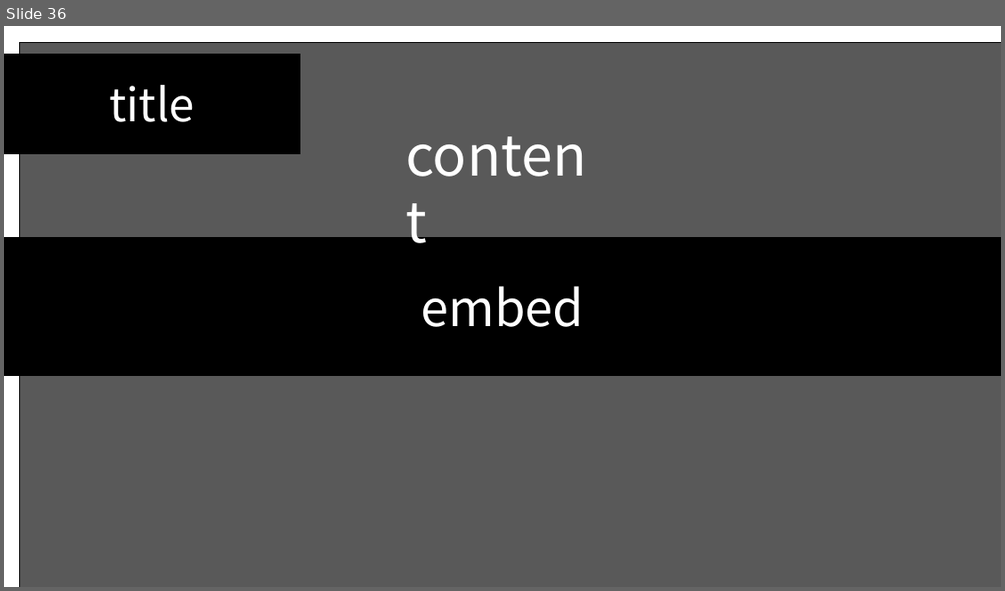
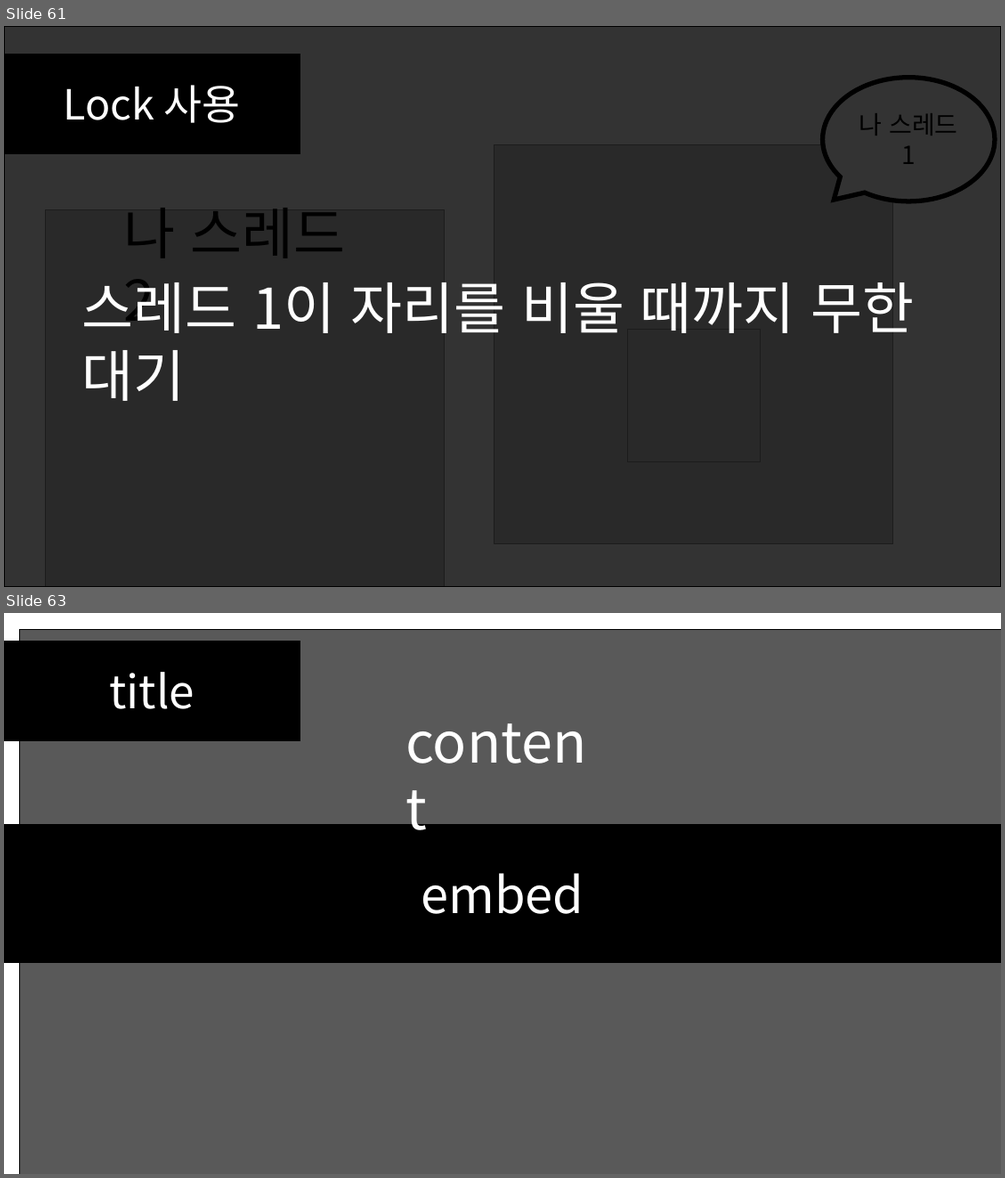
Before and after one commit to SEH00N/SDLU, a slide deck: ServerLecture/PT/4강 멀티스레딩 기초.pptx. Shown one above the other, each under a label of ours: slide 36 before the commit, slides 61 and 63 after it; the slides between them are not shown. The pictures are 1005x591 and 1005x1178 pixels, drawn with LibreOffice and Linux fonts; fonts in the diff are those of the drawing; grey boxes stand for pictures. Boxes give left, top, right and bottom in pixels: in the first picture for what was removed or moved away, otherwise in the second. Text is boxed around its words. In the diff, an @@ line names an element or a change of style, - is before the commit and + after.

Commit message:
4강 멀티스레딩 기초

```diff
--- a/ServerLecture/PT/4강 멀티스레딩 기초.pptx
+++ b/ServerLecture/PT/4강 멀티스레딩 기초.pptx
@@ slide 61 added at [4, 26, 1001, 587], background #FFFFFF @@
@@ rectangle added at [4, 26, 1001, 587], fill #000000 at 80% opacity, outline #000000 1 pt @@
@@ rectangle added at [4, 54, 300, 154], fill #000000, outline #000000 1 pt, 40 pt, text #FFFFFF @@
+Lock 사용
@@ speech bubble added at [823, 78, 995, 201], fill #FFFFFF, outline #000000 4.5 pt, 24 pt, text #000000 @@
+나 스레드 1
@@ picture added at [494, 145, 893, 543] @@
@@ picture added at [46, 210, 445, 587] @@
@@ text added at [123, 208, 346, 327], 54 pt, text #000000 @@
+나 스레드 2
@@ text added at [82, 280, 914, 401], 54 pt, text #FFFFFF @@
+스레드 1이 자리를 비울 때까지 무한 대기
@@ picture added at [627, 329, 760, 462] @@
@@ what was slide 36 is now slide 63 @@
```
Also in this commit, not shown: 1 slide changed, 27 other slides added, 1 slide removed, 11 other files.
